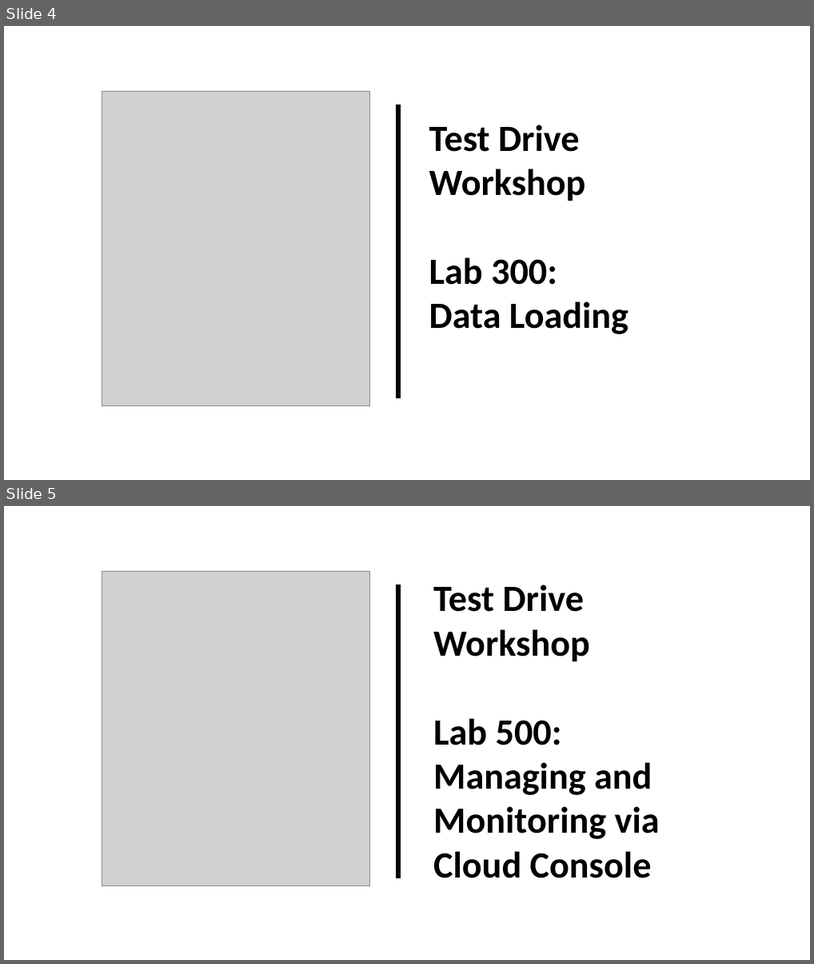
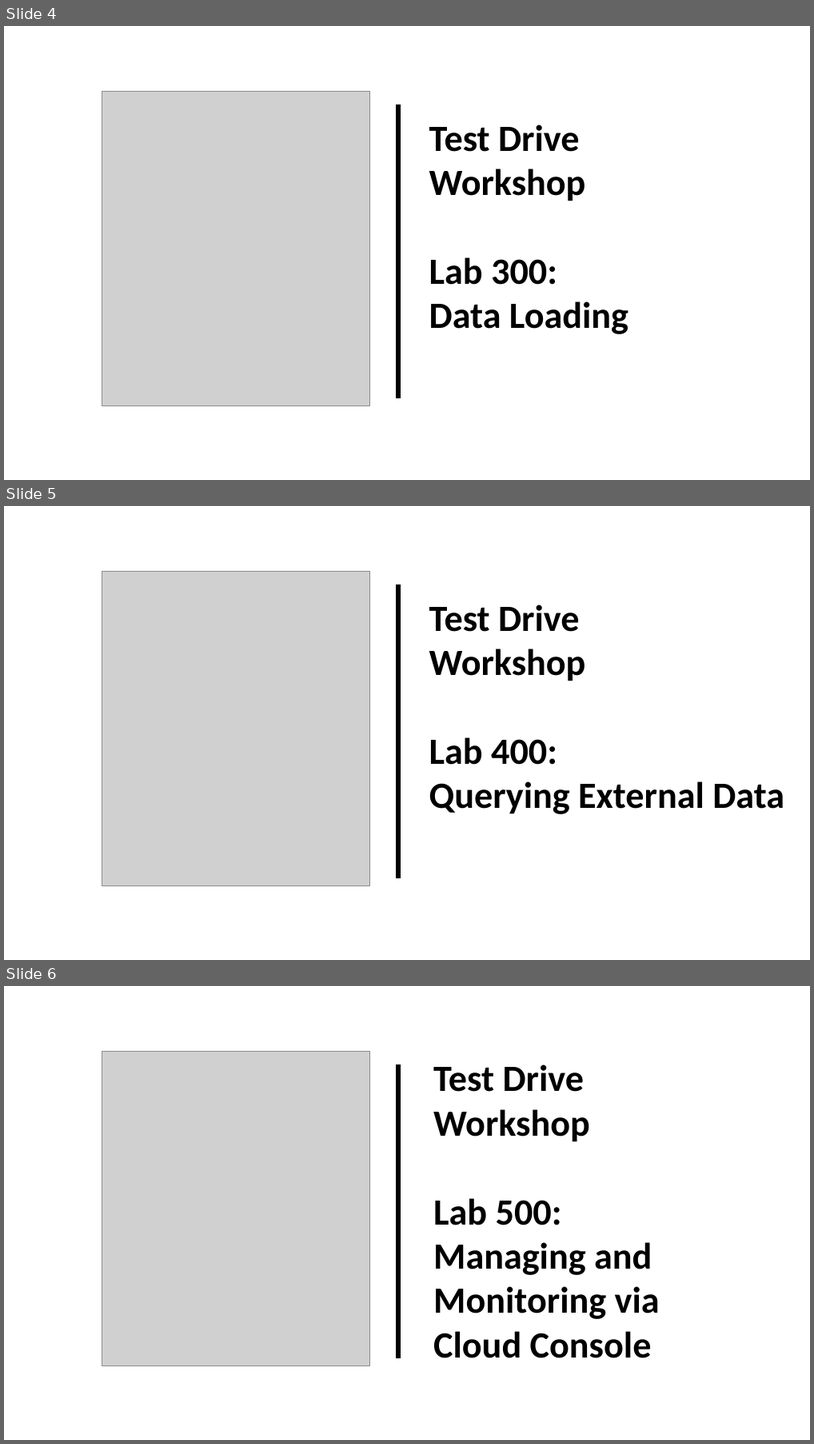
Before and after one commit to millerhoo/journey4-adwc, a slide deck: workshops/journey4-adwc/images/TitleImages.pptx. Shown one above the other, each under a label of ours: slides 4 and 5 before the commit, slides 4, 5 and 6 after it. The pictures are 814x964 and 814x1444 pixels, drawn with LibreOffice and Linux fonts; fonts in the diff are those of the drawing; grey boxes stand for pictures. Boxes give left, top, right and bottom in pixels: in the first picture for what was removed or moved away, otherwise in the second. Text is boxed around its words. In the diff, an @@ line names an element or a change of style, - is before the commit and + after.

Commit message:
add lab 400 querying external data

```diff
--- a/workshops/journey4-adwc/images/TitleImages.pptx
+++ b/workshops/journey4-adwc/images/TitleImages.pptx
@@ slide 5 added at (x1=4, y1=506, x2=810, y2=960), background #FFFFFF @@
@@ picture added at (x1=102, y1=572, x2=370, y2=886) @@
@@ line added from (399, 584) to (399, 878), #000000 6 pt @@
@@ text added at (x1=430, y1=604, x2=785, y2=814), 44 pt, text #000000, bold @@
+Test Drive
+Workshop
+Lab 400:
+Querying External Data
@@ what was slide 5 is now slide 6 @@
```
Also in this commit, not shown: 10 other files.
